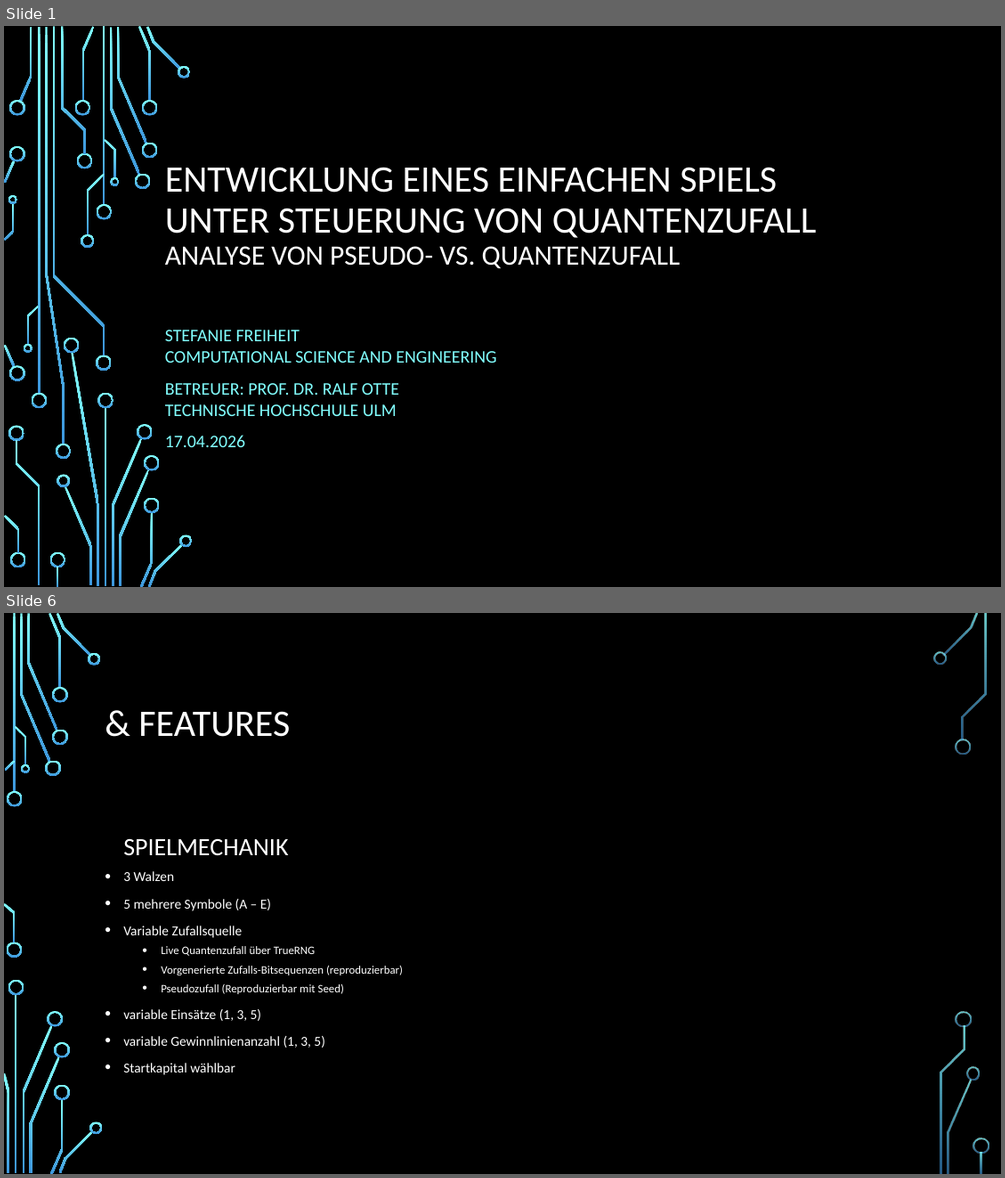
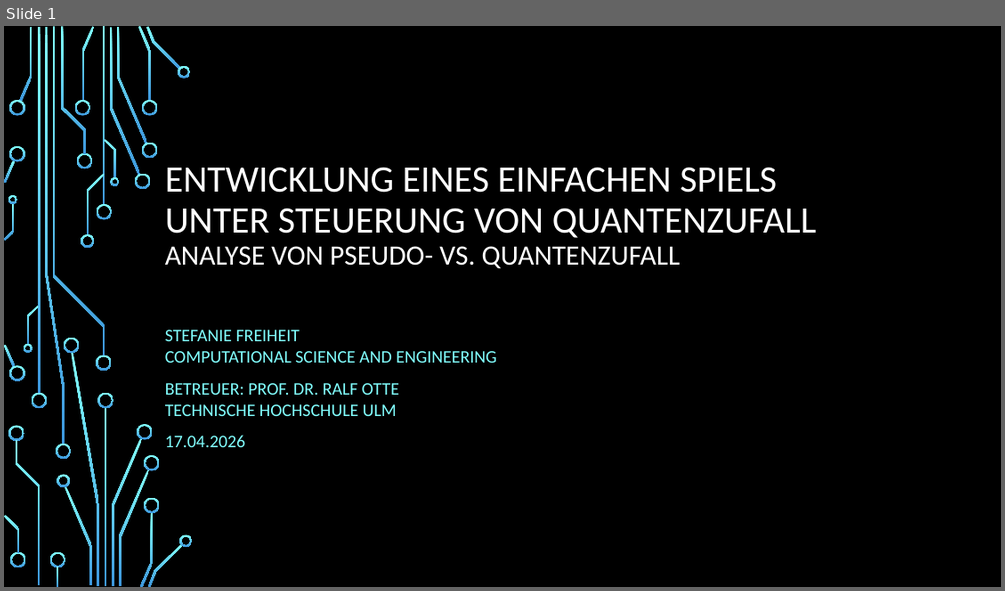
Before and after one commit to freiheits-stack/slot_project, a slide deck: docs/Spiel_Quantenzufall_Präsentation.pptx. Shown one above the other, each under a label of ours: slides 1 and 6 before the commit, slide 1 after it; the slides between them are not shown. The pictures are 1005x1178 and 1005x591 pixels, drawn with LibreOffice and Linux fonts; fonts in the diff are those of the drawing; background and template pictures are left out. Boxes give left, top, right and bottom in pixels: in the first picture for what was removed or moved away, otherwise in the second. Text is boxed around its words. In the diff, an @@ line names an element or a change of style, - is before the commit and + after.

```diff
--- a/docs/Spiel_Quantenzufall_Präsentation.pptx
+++ b/docs/Spiel_Quantenzufall_Präsentation.pptx
@@ slide 6 removed at (4,613,1001,1174), background picture (left out) @@
@@ title removed at (138,711,290,737) @@
-& FEATURES
@@ text removed at (123,839,288,856) @@
-SPIELMECHANIK
@@ text removed at (123,871,403,1075) @@
-• 3 Walzen
-• 5 mehrere Symbole (A – E)
-• Variable Zufallsquelle
-  • Live Quantenzufall über TrueRNG
-  • Vorgenerierte Zufalls-Bitsequenzen (reproduzierbar)
-  • Pseudozufall (Reproduzierbar mit Seed)
-• variable Einsätze (1, 3, 5)
-• variable Gewinnlinienanzahl (1, 3, 5)
-• Startkapital wählbar
@@ group removed at (4,613,989,1174): 33 freeform shapes, 3 rectangles @@
```
Also in this commit, not shown: 9 slides changed, 8 slides added, 7 other slides removed, 2 other files.
